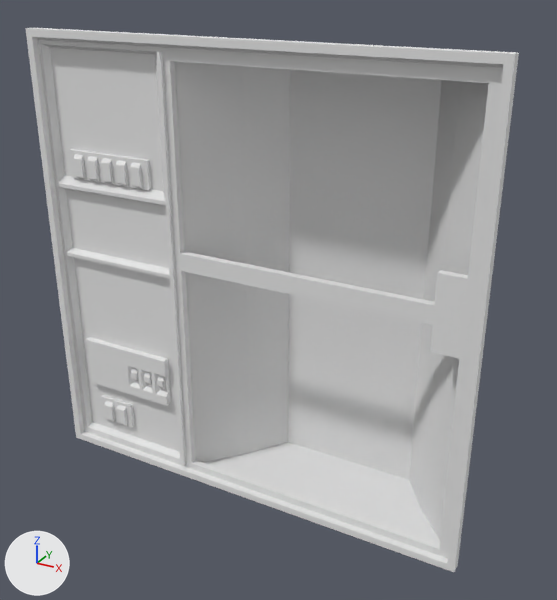
Renders of the Blender file Assets/Models/maint1_7.blend from each side of a commit.
Rendered twice from a camera (50 mm lens) standing at (1.97, -1.92, 1.61) and looking at (-0.02, 1.7, -0.2). The lights are fixed; the arrows at lower left show +X, +Y and +Z.

Script lines for the objects in view, before the commit:
```python
me_maint1_7 = bpy.data.meshes.new('maint1_7')
me_maint1_7.from_pydata(...)  # 1892 vertices, 1434 faces; spans x -1.28..1.28, y 1.22..1.3, z -1.28..1.28
me_maint1_7.materials.append(mat_maint1_7)  # its picture is missing
me_maint1_7_002 = bpy.data.meshes.new('maint1_7.002')
me_maint1_7_002.from_pydata(...)  # 108 vertices, 66 faces; spans x -0.38..1.18, y 1.3, z -1.2..1.16
me_maint1_7_002.materials.append(mat_maint1_7)  # its picture is missing
me_maint1_7_003 = bpy.data.meshes.new('maint1_7.003')
me_maint1_7_003.from_pydata(...)  # 18 vertices, 14 faces; spans x -0.42..1.24, y 1.28..2.4, z -1.24..1.24
me_maint1_7_003.materials.append(mat_maint1_7)  # its picture is missing
ob_maint1_7 = bpy.data.objects.new('maint1_7', me_maint1_7)
ob_maint1_7.location = (0.0, 0.0, 0.0)
ob_maint1_7_glass = bpy.data.objects.new('maint1_7_glass', me_maint1_7_002)
ob_maint1_7_glass.location = (0.0, 0.0, 0.0)
ob_maint1_7_glass.hide_viewport = True
ob_maint1_7_interior_deep = bpy.data.objects.new('maint1_7_interior_deep', me_maint1_7_003)
ob_maint1_7_interior_deep.location = (0.0, 0.0, 0.0)
ob_maint1_7_interior_deep.hide_viewport = True
# also in view: 'maint1_7_interiorshallow' at (0.41, 1.54, 0.0)
```
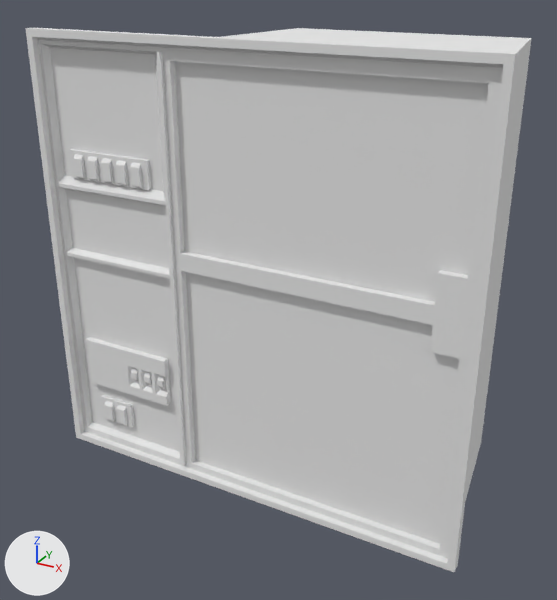
The change in detail:
Object 'maint1_7_interior_deep' (ob_maint1_7_interior_deep) is now shown.
Object 'maint1_7_glass' (ob_maint1_7_glass) is now shown.

Pixel boxes (x1, y1, x2, y2) of what changed, in the pictures (557 x 600 px):
'maint1_7_glass', shown
    after: (175, 61, 489, 544)
'maint1_7_interior_deep', shown
    after: (222, 28, 532, 501)
'maint1_7_interiorshallow', unchanged, covered by the edit
    before: (175, 61, 489, 544)
